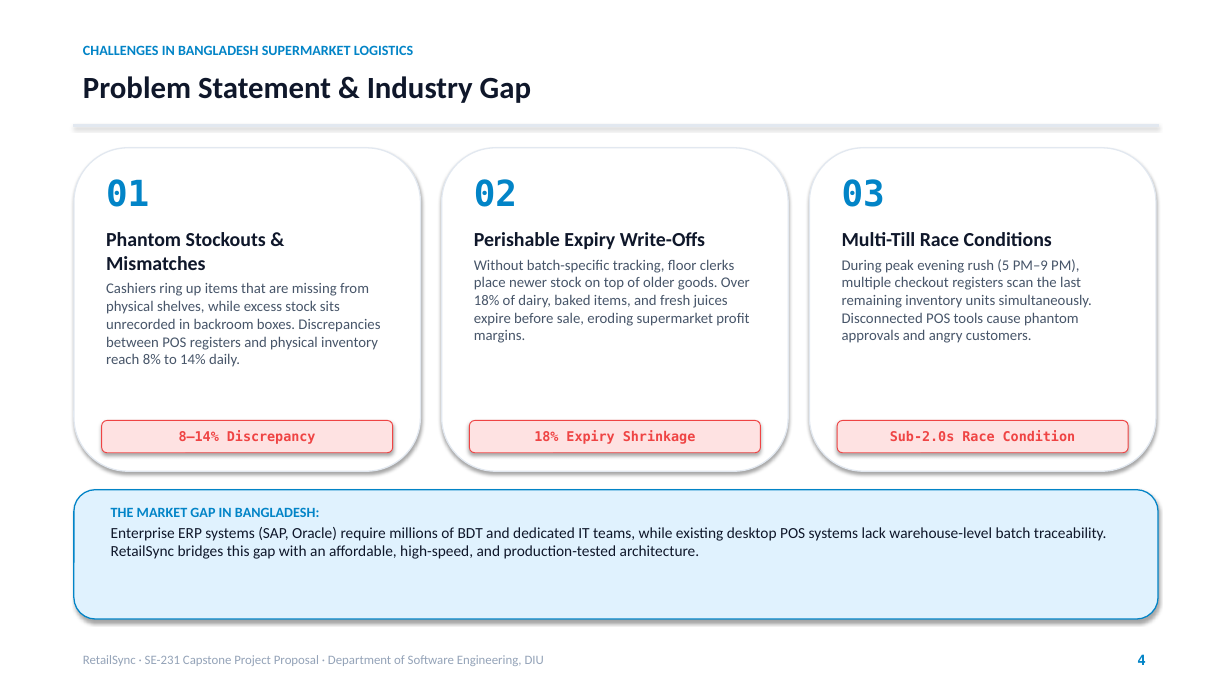
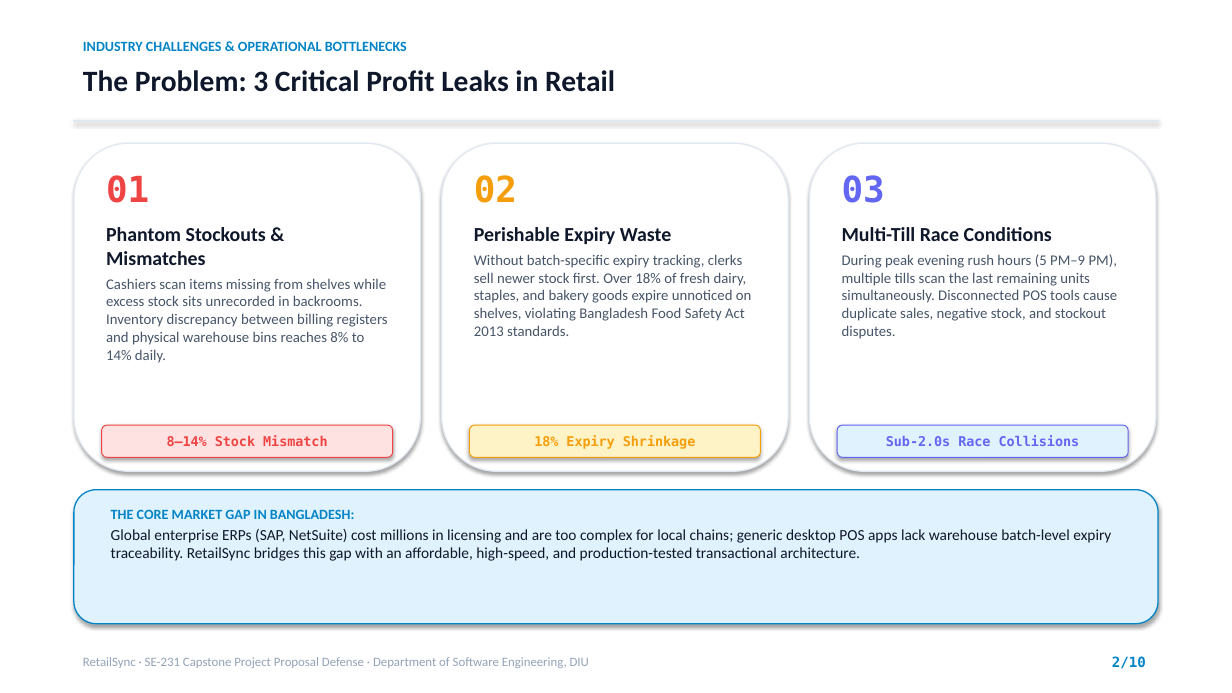
Before and after one commit to Likhon545466/retailsync, a slide deck: slide 2 of archive/RetailSync_Team_Sharing_Pack/03_Defense_Presentation_Deck.pptx (slide 4 before the commit). Drawn at 1232x693 pixels with LibreOffice and Linux fonts; fonts in the diff are those of the drawing. Boxes give left, top, right and bottom in pixels: in the first picture for what was removed or moved away, otherwise in the second. Text is boxed around its words. In the diff, an @@ line names an element or a change of style, - is before the commit and + after.

Commit message:
feat(presentation): condense slide deck to compact 10-slide core presentation

```diff
--- a/archive/RetailSync_Team_Sharing_Pack/03_Defense_Presentation_Deck.pptx
+++ b/archive/RetailSync_Team_Sharing_Pack/03_Defense_Presentation_Deck.pptx
@@ text at <box>83,41,407,51</box>: text changed @@
-CHALLENGES IN BANGLADESH SUPERMARKET LOGISTICS
+INDUSTRY CHALLENGES & OPERATIONAL BOTTLENECKS
@@ text removed at <box>83,76,531,103</box> @@
-Problem Statement & Industry Gap
@@ text added at <box>83,70,615,92</box>, 23 pt, text #0F172A, bold @@
+The Problem: 3 Critical Profit Leaks in Retail
@@ rounded rectangle: place and size @@
-rounded rectangle at <box>74,148,421,471</box>
+rounded rectangle at <box>74,143,421,471</box>
@@ rectangle: place and size @@
-rectangle at <box>74,125,1158,126</box>
+rectangle at <box>74,120,1158,121</box>
@@ rounded rectangle: place and size @@
-rounded rectangle at <box>442,148,788,471</box>
+rounded rectangle at <box>442,143,788,471</box>
@@ rounded rectangle: place and size @@
-rounded rectangle at <box>810,148,1156,471</box>
+rounded rectangle at <box>810,143,1156,471</box>
@@ text "01" at <box>106,175,149,203</box>: text colour #0284C7 to #EF4444 @@
@@ text "02" at <box>474,175,517,203</box>: text colour #0284C7 to #F59E0B @@
@@ text "03" at <box>842,175,885,203</box>: text colour #0284C7 to #6366F1 @@
@@ text at <box>474,227,752,336</box>: text changed @@
-Perishable Expiry Write-Offs
-Without batch-specific tracking, floor clerks place newer stock on top of older goods. Over 18% of dairy, baked items, and fresh juices expire before sale, eroding supermarket profit margins.
+Perishable Expiry Waste
+Without batch-specific expiry tracking, clerks sell newer stock first. Over 18% of fresh dairy, staples, and bakery goods expire unnoticed on shelves, violating Bangladesh Food Safety Act 2013 standards.
@@ text at <box>842,254,1117,339</box>: text changed @@
-During peak evening rush (5 PM–9 PM), multiple checkout registers scan the last remaining inventory units simultaneously. Disconnected POS tools cause phantom approvals and angry customers.
+During peak evening rush hours (5 PM–9 PM), multiple tills scan the last remaining units simultaneously. Disconnected POS tools cause duplicate sales, negative stock, and stockout disputes.
@@ text at <box>106,278,388,363</box>: text changed @@
-Cashiers ring up items that are missing from physical shelves, while excess stock sits unrecorded in backroom boxes. Discrepancies between POS registers and physical inventory reach 8% to 14% daily.
+Cashiers scan items missing from shelves while excess stock sits unrecorded in backrooms. Inventory discrepancy between billing registers and physical warehouse bins reaches 8% to 14% daily.
@@ 3 rounded rectangles: place and size @@
-3 rounded rectangles at <box>102,421,1128,453</box>
+3 rounded rectangles at <box>102,425,1128,457</box>
@@ text in rounded rectangle at <box>167,435,327,446</box>: text changed @@
-8–14% Discrepancy
+8–14% Stock Mismatch
@@ rounded rectangle "18% Expiry Shrinkage" at <box>470,425,761,457</box>: text colour #EF4444 to #F59E0B; fill #FEE2E2 to #FEF3C7; outline #EF4444 0.75 pt to #F59E0B 0.75 pt @@
@@ rounded rectangle "Sub-2.0s Race Collisions" at <box>837,425,1128,457</box>: fill #FEE2E2 to #E0F2FE; outline #EF4444 0.75 pt to #6366F1 0.75 pt @@
@@ text in rounded rectangle at <box>886,435,1080,446</box>: text changed; text colour #EF4444 to #6366F1 @@
-Sub-2.0s Race Condition
+Sub-2.0s Race Collisions
@@ rounded rectangle: place and size @@
-rounded rectangle at <box>74,490,1158,619</box>
+rounded rectangle at <box>74,490,1158,624</box>
@@ text at <box>111,509,1111,561</box>: text changed @@
-THE MARKET GAP IN BANGLADESH:
-Enterprise ERP systems (SAP, Oracle) require millions of BDT and dedicated IT teams, while existing desktop POS systems lack warehouse-level batch traceability. RetailSync bridges this gap with an affordable, high-speed, and production-tested architecture.
+THE CORE MARKET GAP IN BANGLADESH:
+Global enterprise ERPs (SAP, NetSuite) cost millions in licensing and are too complex for local chains; generic desktop POS apps lack warehouse batch-level expiry traceability. RetailSync bridges this gap with an affordable, high-speed, and production-tested transactional architecture.
@@ text at <box>83,657,589,668</box>: text changed @@
-RetailSync · SE-231 Capstone Project Proposal · Department of Software Engineering, DIU
+RetailSync · SE-231 Capstone Project Proposal Defense · Department of Software Engineering, DIU
@@ text added at <box>1112,656,1146,669</box>, 11 pt, text #0284C7, bold @@
+2/10
@@ text removed at <box>1137,654,1145,665</box> @@
-4
```
Also in this commit, not shown: 5 other slides changed, 4 slides added, 12 slides removed, 3 other files.
